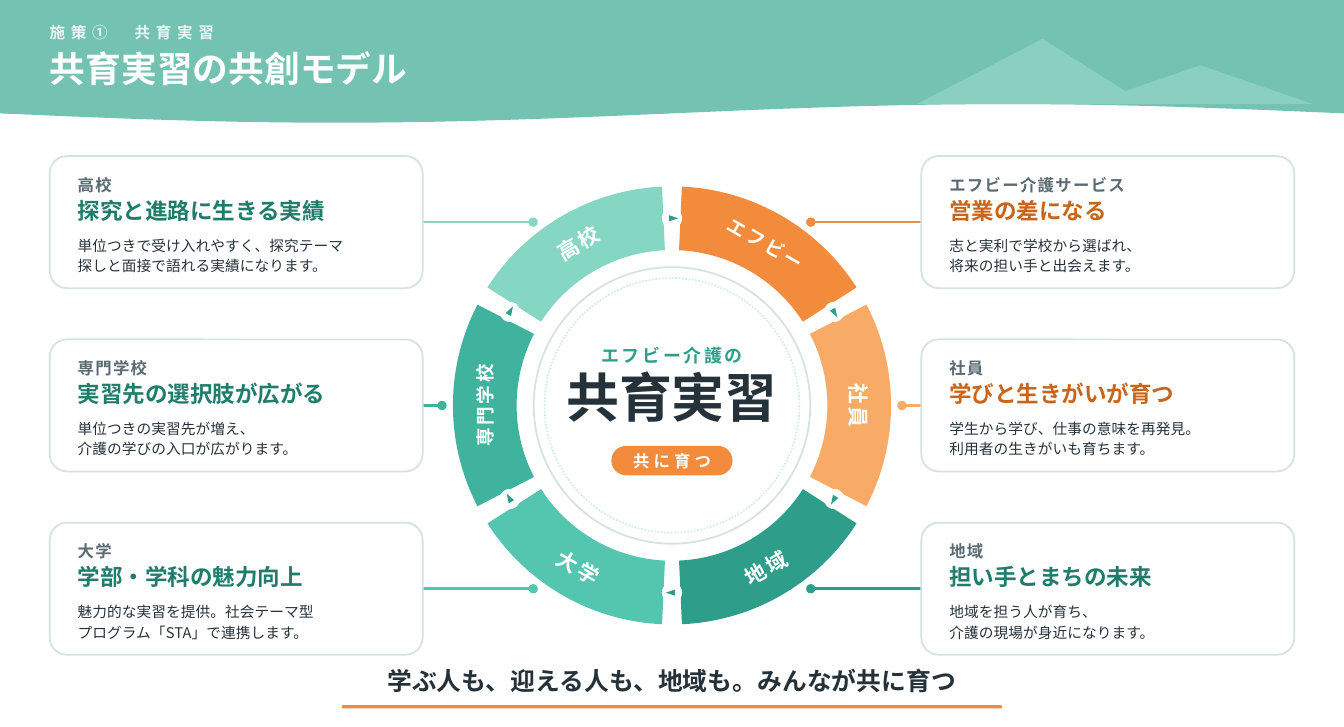
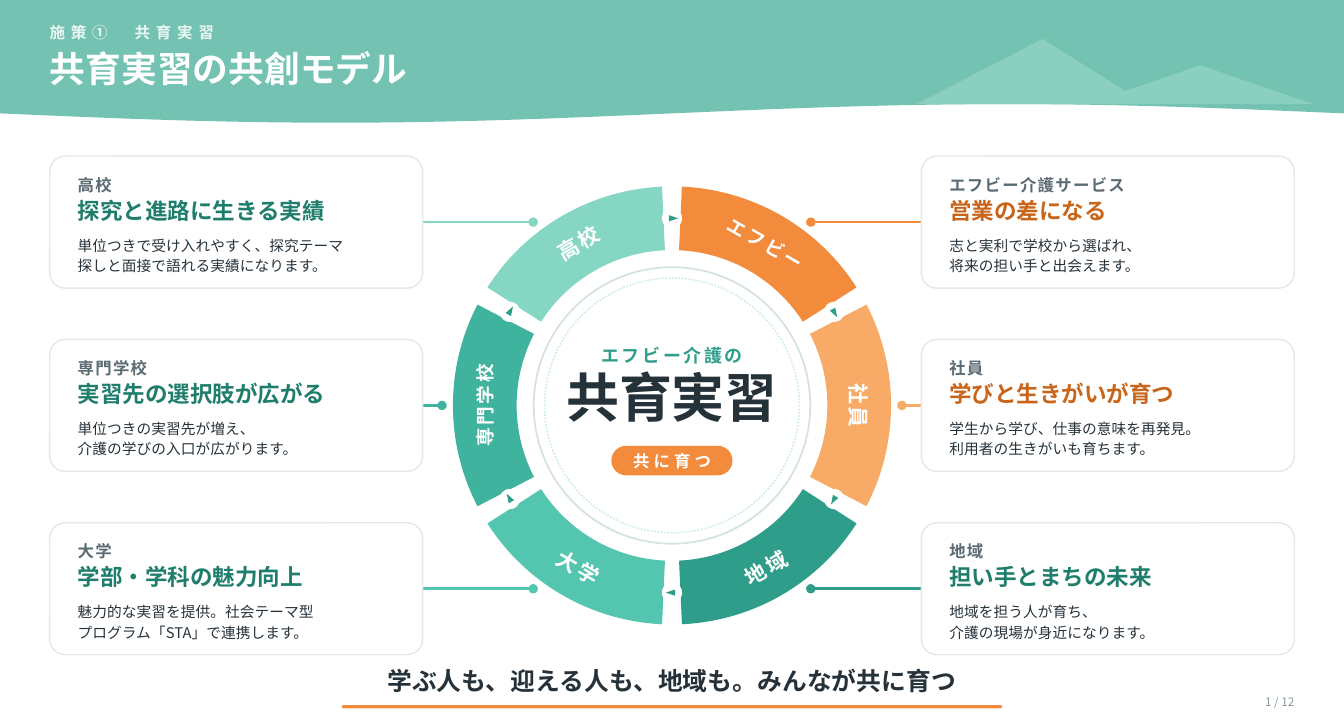
Before and after one commit to tatatatachan/claude, a slide deck: slide 1 of kyoiku-jisshu/共育実習_図解.pptx. Drawn at 1344x727 pixels with LibreOffice and Linux fonts; fonts in the diff are those of the drawing. Boxes give left, top, right and bottom in pixels: in the first picture for what was removed or moved away, otherwise in the second. Text is boxed around its words. In the diff, an @@ line names an element or a change of style, - is before the commit and + after.

```diff
--- a/kyoiku-jisshu/共育実習_図解.pptx
+++ b/kyoiku-jisshu/共育実習_図解.pptx
@@ rounded rectangle at box(49, 156, 422, 288): outline #D5E3DD 1.25 pt to #E1EAE6 1 pt; proportions changed @@
@@ rounded rectangle at box(922, 156, 1295, 288): outline #D5E3DD 1.25 pt to #E1EAE6 1 pt; proportions changed @@
@@ text added at box(1265, 697, 1294, 706), 8.3 pt, text #8A9A96 @@
+1 / 12
```
Also in this commit, not shown: 9 other slides changed, 2 slides added, 4 other files.
